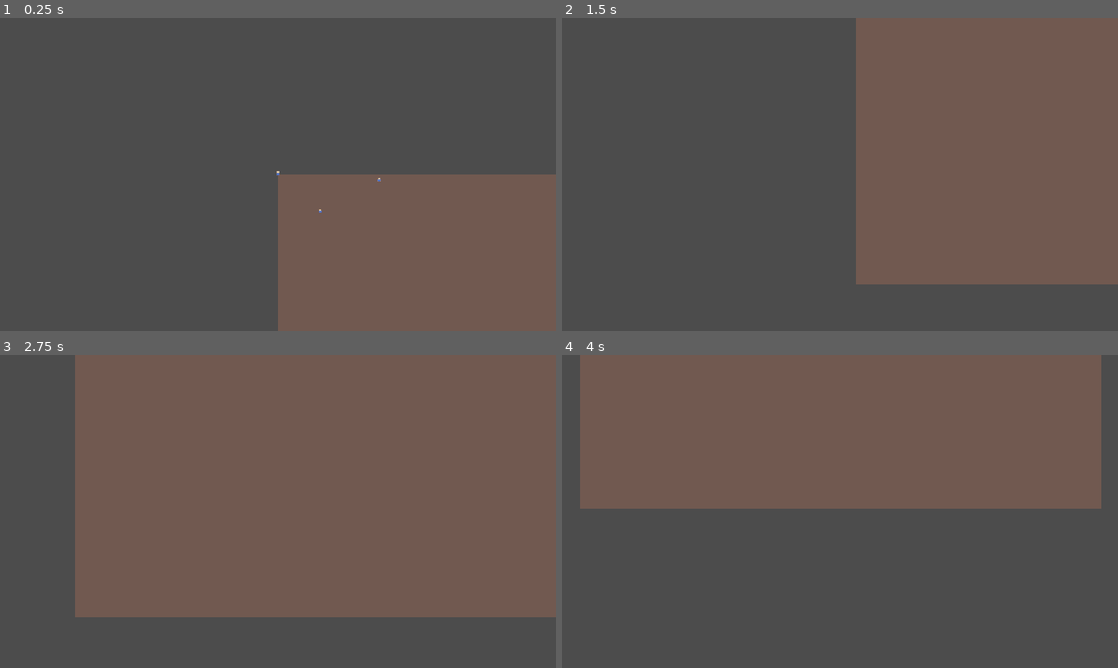
Above: before the commit, frames 1-4 (two rows, left to right).
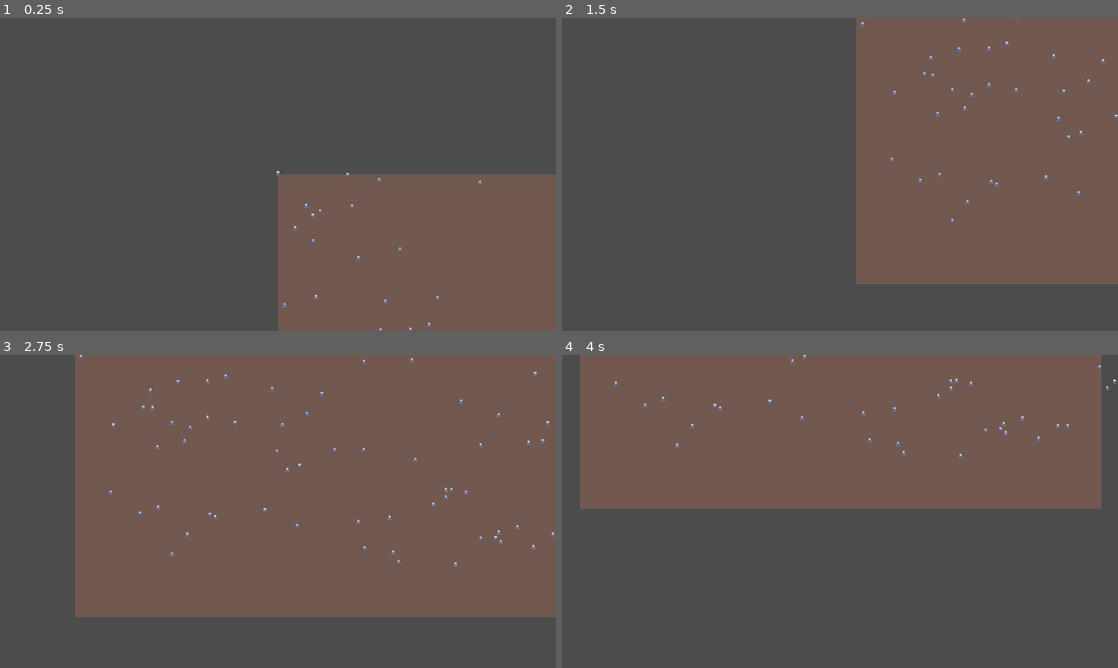
Above: after the commit, the same moments.

Repository: speakk/gnome_village
Game: Godot game, scene res://main.tscn
Same seed, same stepped clock (60 frames per second), same inputs: the game is played once before the commit and once after it.
Inputs (mouse positions are in pixels of both pictures, inside the frame that each line leads up to):
- Up to frame 1 (0.25 s): no input
- Up to frame 2 (1.5 s): tap Enter at 0.5 s; move the mouse to (962, 158) at 0.52 s; hold S (pan_camera_down) 0.53-1.28 s; move the mouse to (728, 190) at 1.27 s; tap A (pan_camera_left) at 1.35 s
- Up to frame 3 (2.75 s): tap Space at 2 s; move the mouse to (333, 442) at 2.02 s; hold D (pan_camera_right) from 2.03 s (still down)
- Up to frame 4 (4 s): move the mouse to (812, 574) at 2.77 s; release D (pan_camera_right) at 2.78 s; tap W (pan_camera_up) at 2.85 s; move the mouse to (1006, 558) at 3.52 s; hold S (pan_camera_down) from 3.53 s (still down)

The runs differ from the first frame. In frame 1, 0.1% of the frame differs, in the area x 50-87%, y 49-100%; in frame 2, 0.2%; in frame 3, 0.4%, in the area x 14-100%, y 0-68%; in frame 4, 0.2%.

Commit message:
Organize new task handler a bit nicer

Diff:
--- a/main.gd
+++ b/main.gd
@@ -1 +1,9 @@
 extends Node2D
+
+@onready var SETTLER := preload("res://settler/settler.tscn")
+
+func _ready() -> void:
+	for i in 100:
+		var settler := SETTLER.instantiate()
+		settler.global_position = Vector2(randf_range(0, 1280), randf_range(0, 640))
+		add_child(settler)
--- a/main.tscn
+++ b/main.tscn
@@ -4,7 +4,7 @@
 [ext_resource type="PackedScene" uid="uid://b4nj0xntglt07" path="res://main_map.tscn" id="1_lsh5n"]
 [ext_resource type="Script" path="res://MainCamera.gd" id="2_bak4i"]
 [ext_resource type="PackedScene" uid="uid://b1no50g6cjkhd" path="res://settler/settler.tscn" id="4_sofrl"]
-[ext_resource type="Script" path="res://TaskHandler.gd" id="6_pe6uu"]
+[ext_resource type="Script" path="res://task_handler/TaskHandler.gd" id="6_pe6uu"]
 
 [node name="Main" type="Node2D"]
 script = ExtResource("1_j8rqp")
--- a/TaskHandler.gd
+++ b/task_handler/TaskHandler.gd
@@ -1,18 +1,8 @@
 extends Node
 
-class_name NewTaskHandler
+class_name TaskHandler
 
-##[derive(Component)]
-#struct TaskTreeBranch {
-	#branch_type: BranchType,
-	#order_type: OrderType,
-#}
-#
-##[derive(Component)]
-#struct TaskTreeLeaf {
-	#task: TaskType,
-	#finished: bool,
-#}
+@onready var blueprint_tree_creator := preload("res://task_handler/trees/blueprint_tree.gd").new()
 
 func _ready() -> void:
 	Events.blueprint_placed.connect(_blueprint_placed)
@@ -20,7 +10,7 @@
 var task_trees: Array[TaskTreeBranch] = []
 
 func _blueprint_placed(tile_position: Vector2i, blueprint: Blueprint) -> void:
-	var task_tree := create_blueprint_task_tree(tile_position, blueprint)
+	var task_tree := blueprint_tree_creator.create_blueprint_task_tree(tile_position, blueprint) as TaskTreeBranch
 	task_trees.append(task_tree)
 	print("Got task tree", task_tree)
 
@@ -53,52 +43,9 @@
 		task_process_timer = 0
 
 
-var BRING_RESOURCE_TASK := preload("res://tasks/bring_resource_task.tscn")
-var BUILD_TASK := preload("res://tasks/build_task.tscn")
-
-enum OrderType {
-	Sequence, Parallel
-}
-
 enum TaskTreeStatus {
 	Initial, Running, Finished, Failed
 }
-
-class TaskTreeBranch extends Node:
-	var order_type: OrderType = OrderType.Sequence
-	var status: TaskTreeStatus = TaskTreeStatus.Initial
-
-class TaskTreeLeaf extends Node:
-	var task: Task
-	var status: TaskTreeStatus = TaskTreeStatus.Initial
-
-func create_blueprint_task_tree(tile_target: Vector2i, blueprint: Blueprint) -> TaskTreeBranch:
-	var blueprint_tree := TaskTreeBranch.new()
-	blueprint_tree.order_type = OrderType.Sequence
-	blueprint_tree.name = "Blueprint_Tree"
-
-	var building_type := blueprint.building_type
-	var material_requirements := BuildingTypes.get_building_requirements(building_type)
-
-	var bring_resources := TaskTreeBranch.new()
-	bring_resources.order_type = OrderType.Parallel
-	bring_resources.name = "Bring_Resources_Parallel"
-
-	for material_requirement in material_requirements:
-		#var bring_resource_task :=
-		var bring_resource_leaf := TaskTreeLeaf.new()
-		bring_resource_leaf.name = "Bring_Resource_Leaf"
-		bring_resource_leaf.task = (BRING_RESOURCE_TASK.instantiate() as BringResourceTask).initialize(tile_target, material_requirement)
-		bring_resources.add_child(bring_resource_leaf)
-
-	var build_leaf := TaskTreeLeaf.new()
-	build_leaf.task = (BUILD_TASK.instantiate() as BuildTask).initialize(blueprint)
-	build_leaf.name = "Build_Leaf"
-
-	blueprint_tree.add_child(bring_resources)
-	blueprint_tree.add_child(build_leaf)
-
-	return blueprint_tree
 
 func get_next_available_task(object: Variant) -> Variant:
 	#print("Entering get_next_available task with: ", object.name)
@@ -114,7 +61,7 @@
 
 			if result is Task:
 				#print("is_being_worked on & finished: ", result.is_being_worked_on, " & ", result.is_finished)
-				if object.order_type == OrderType.Sequence:
+				if object.order_type == TaskTreeBranch.OrderType.Sequence:
 					if result.is_finished:
 						#print("In sequence, was finished so continue")
 						continue
@@ -125,11 +72,11 @@
 					#print("In sequence, had available task in it so returning result: ", result)
 					return result
 
-				if object.order_type == OrderType.Parallel:
+				if object.order_type == TaskTreeBranch.OrderType.Parallel:
 					if not result.is_being_worked_on:
 						#print("Parallel and returning task because not being worked on")
 						return result
-			elif object.order_type == OrderType.Sequence:
+			elif object.order_type == TaskTreeBranch.OrderType.Sequence:
 				#print("Breaking", result)
 				break
 
--- /dev/null
+++ b/task_handler/TaskTreeBranch.gd
@@ -0,0 +1,9 @@
+extends Node
+
+class_name TaskTreeBranch
+
+enum OrderType {
+	Sequence, Parallel
+}
+
+var order_type: OrderType = OrderType.Sequence
--- /dev/null
+++ b/task_handler/TaskTreeLeaf.gd
@@ -0,0 +1,5 @@
+extends Node
+
+class_name TaskTreeLeaf
+
+var task: Task
--- /dev/null
+++ b/task_handler/trees/blueprint_tree.gd
@@ -0,0 +1,32 @@
+extends Node
+
+var BRING_RESOURCE_TASK := preload("res://tasks/bring_resource_task.tscn")
+var BUILD_TASK := preload("res://tasks/build_task.tscn")
+
+func create_blueprint_task_tree(tile_target: Vector2i, blueprint: Blueprint) -> TaskTreeBranch:
+	var blueprint_tree := TaskTreeBranch.new()
+	blueprint_tree.order_type = TaskTreeBranch.OrderType.Sequence
+	blueprint_tree.name = "Blueprint_Tree"
+
+	var building_type := blueprint.building_type
+	var material_requirements := BuildingTypes.get_building_requirements(building_type)
+
+	var bring_resources := TaskTreeBranch.new()
+	bring_resources.order_type = TaskTreeBranch.OrderType.Parallel
+	bring_resources.name = "Bring_Resources_Parallel"
+
+	for material_requirement in material_requirements:
+		#var bring_resource_task :=
+		var bring_resource_leaf := TaskTreeLeaf.new()
+		bring_resource_leaf.name = "Bring_Resource_Leaf"
+		bring_resource_leaf.task = (BRING_RESOURCE_TASK.instantiate() as BringResourceTask).initialize(tile_target, material_requirement)
+		bring_resources.add_child(bring_resource_leaf)
+
+	var build_leaf := TaskTreeLeaf.new()
+	build_leaf.task = (BUILD_TASK.instantiate() as BuildTask).initialize(blueprint)
+	build_leaf.name = "Build_Leaf"
+
+	blueprint_tree.add_child(bring_resources)
+	blueprint_tree.add_child(build_leaf)
+
+	return blueprint_tree
--- a/tasks/Task.tscn
+++ b/tasks/Task.tscn
@@ -1,6 +1,20 @@
 [gd_scene load_steps=2 format=3 uid="uid://dllkku4j86v6u"]
 
-[ext_resource type="Script" path="res://tasks/Task.gd" id="1_hamtx"]
+[sub_resource type="GDScript" id="GDScript_m4v7k"]
+script/source = "extends BeehaveTree
+
+#class_name Task
+
+var is_being_worked_on := false
+var is_finished := false
+
+func _ready() -> void:
+	Events.task_finished.connect(_task_finished)
+
+func _task_finished(task: Task) -> void:
+	if task == self:
+		is_finished = true
+"
 
 [node name="Task" type="Node"]
-script = ExtResource("1_hamtx")
+script = SubResource("GDScript_m4v7k")
